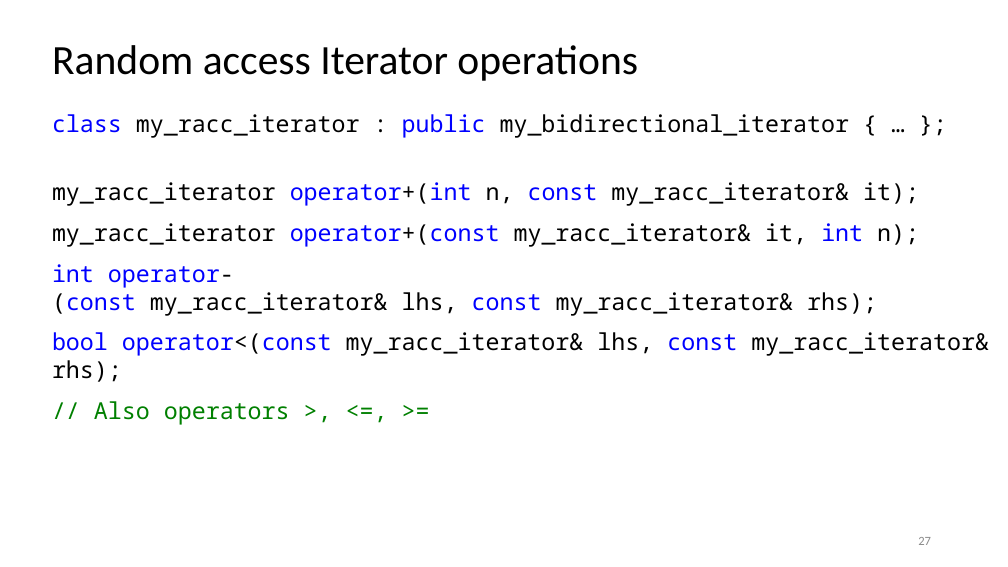
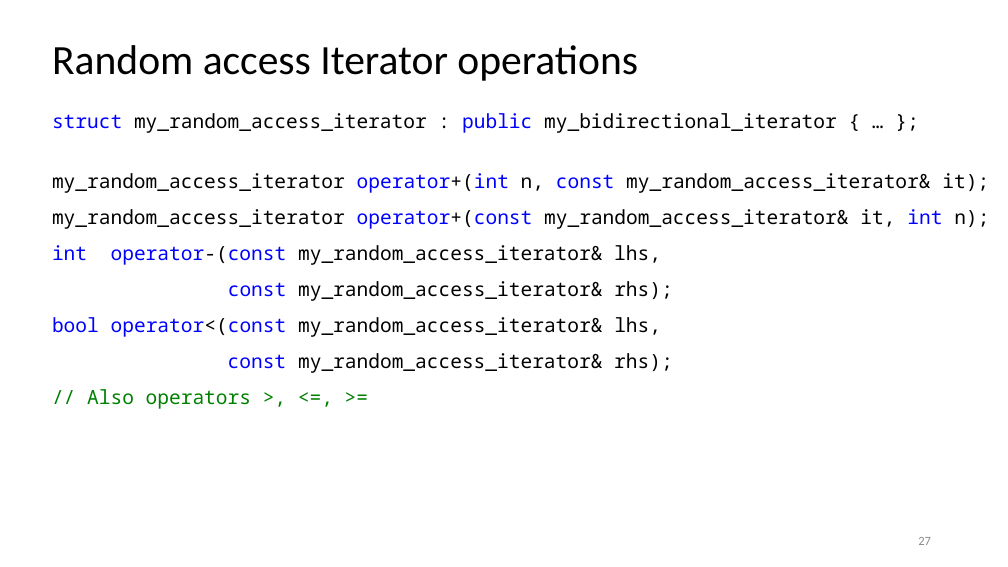
Before and after one commit to rarutyun/cpp-courses, a slide deck: slide 27 of 08_iterators/08_iterators.pptx. Drawn at 1008x567 pixels with LibreOffice and Linux fonts; fonts in the diff are those of the drawing. Boxes give left, top, right and bottom in pixels: in the first picture for what was removed or moved away, otherwise in the second. Text is boxed around its words. In the diff, an @@ line names an element or a change of style, - is before the commit and + after.

```diff
--- a/08_iterators/08_iterators.pptx
+++ b/08_iterators/08_iterators.pptx
@@ text at [52, 113, 989, 373]: text changed; size 22.2 to 18.6 pt @@
-class my_racc_iterator : public my_bidirectional_iterator { … };
-my_racc_iterator operator+(int n, const my_racc_iterator& it);
-my_racc_iterator operator+(const my_racc_iterator& it, int n);
-int operator-(const my_racc_iterator& lhs, const my_racc_iterator& rhs);
-bool operator<(const my_racc_iterator& lhs, const my_racc_iterator& rhs);
+struct my_random_access_iterator : public my_bidirectional_iterator { … };
+my_random_access_iterator operator+(int n, const my_random_access_iterator& it);
+my_random_access_iterator operator+(const my_random_access_iterator& it, int n);
+int operator-(const my_random_access_iterator& lhs,
+const my_random_access_iterator& rhs);
+bool operator<(const my_random_access_iterator& lhs,
+const my_random_access_iterator& rhs);
@@ text at [87, 389, 251, 409]: size 22.2 to 18.6 pt in "// Also operators >, <=, >=" @@
```
Also in this commit, not shown: 15 other slides changed.
